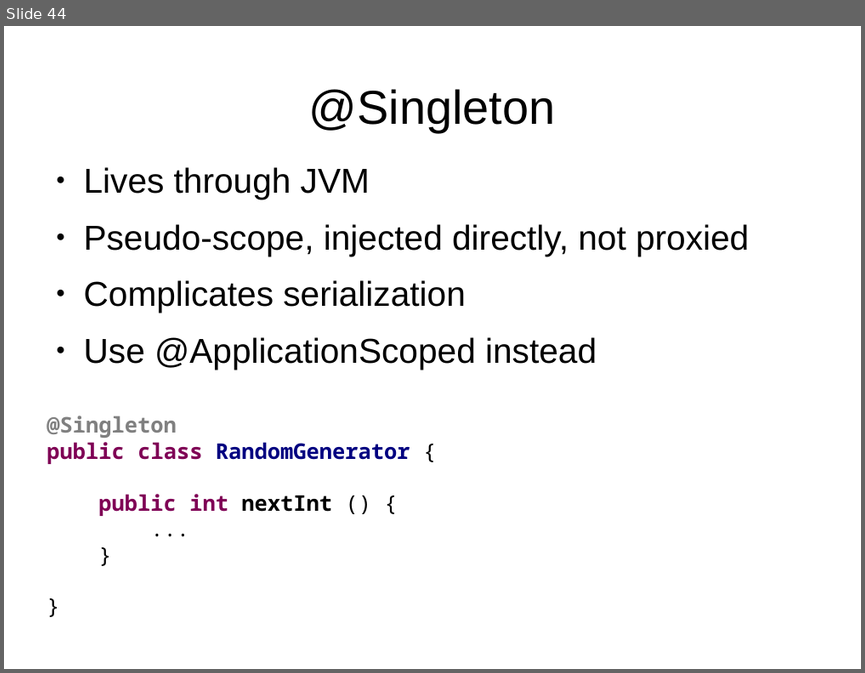
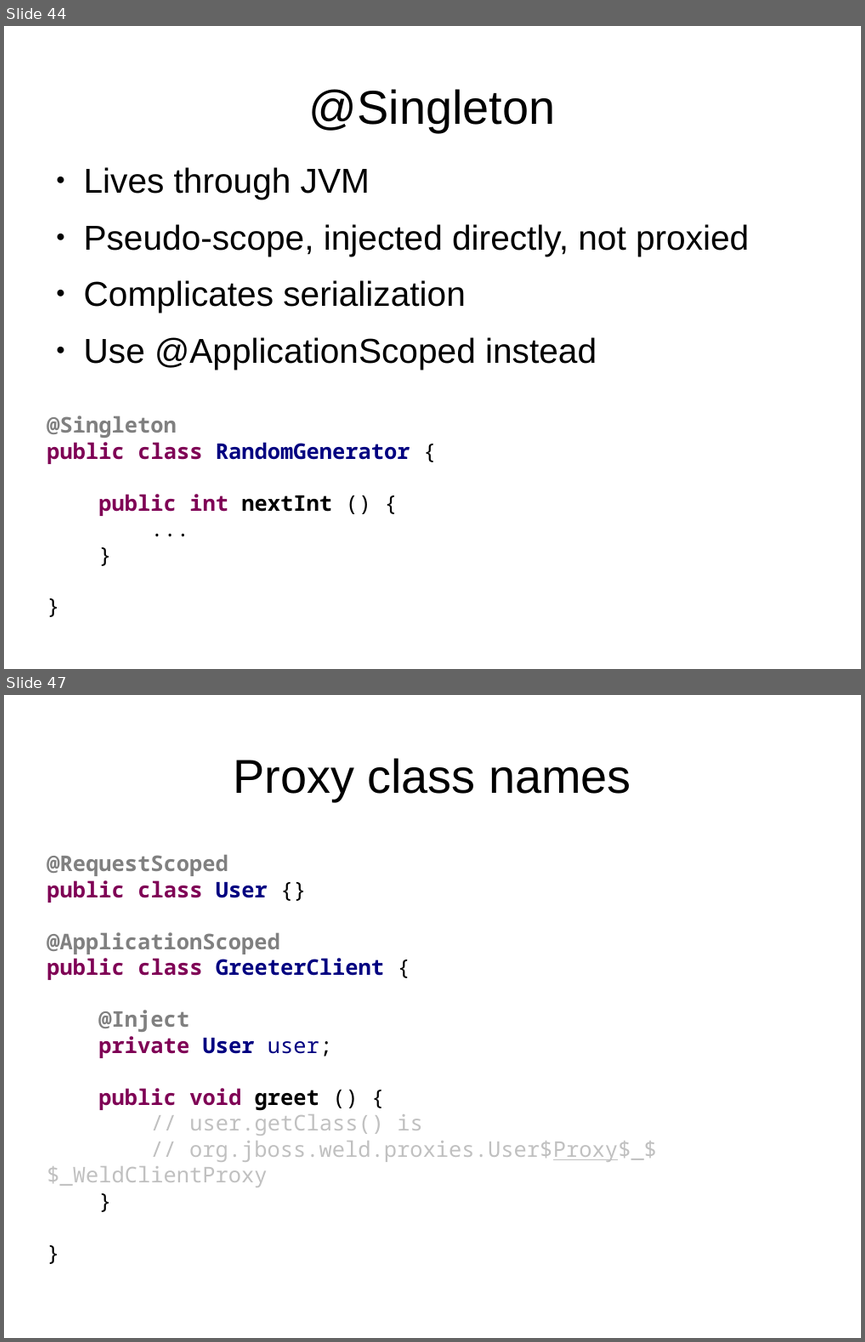
Before and after one commit to FrigoCoder/CDI, a slide deck: CDI.odp. Shown one above the other, each under a label of ours: slide 44 before the commit, slides 44 and 47 after it; the slides between them are not shown. The pictures are 865x673 and 865x1342 pixels, drawn with LibreOffice and Linux fonts; fonts in the diff are those of the drawing. Boxes give left, top, right and bottom in pixels: in the first picture for what was removed or moved away, otherwise in the second. Text is boxed around its words. In the diff, an @@ line names an element or a change of style, - is before the commit and + after.

Commit message:
Proxies yay

```diff
--- a/CDI.odp
+++ b/CDI.odp
@@ slide 47 added at [4, 695, 861, 1338], background #FFFFFF @@
@@ title added at [233, 758, 631, 801], 44 pt, text #000000 @@
+Proxy class names
@@ text added at [46, 855, 657, 1187], 20 pt, text #C0C0C0, bold @@
+@RequestScoped
+public class User {}
+@ApplicationScoped
+public class GreeterClient {
+@Inject
+private User user;
+public void greet () {
+// user.getClass() is
+// org.jboss.weld.proxies.User$Proxy$_$$_WeldClientProxy
+}
+}
```
Also in this commit, not shown: 1 slide changed, 2 other slides added, 4 other files.
